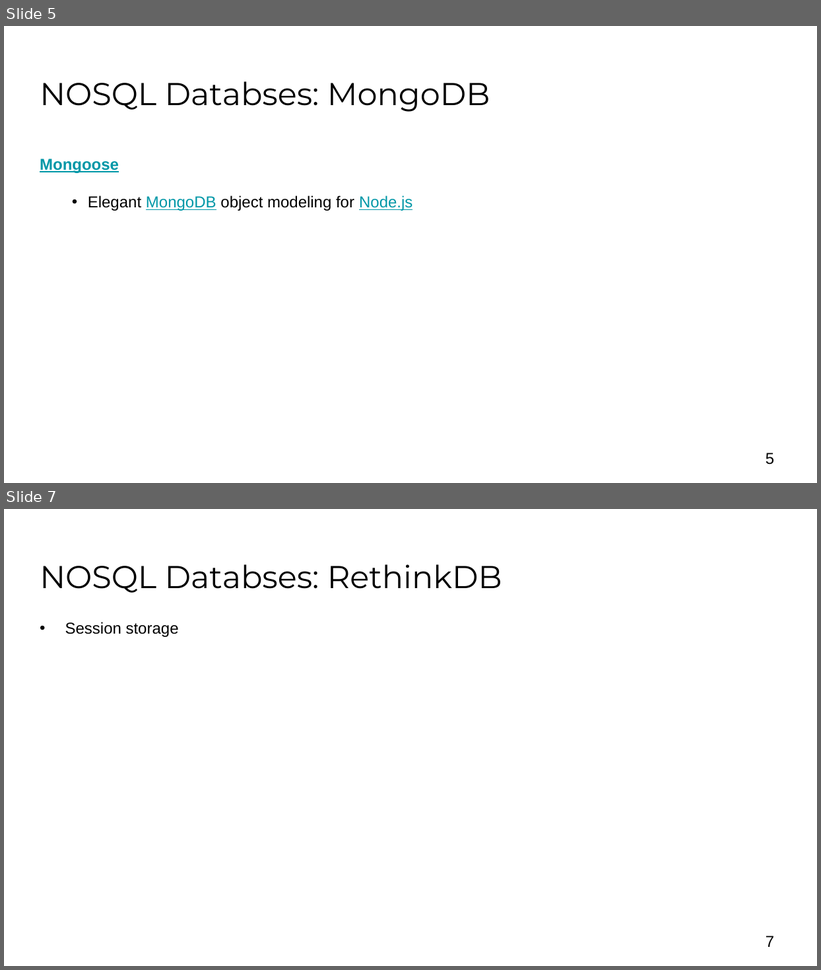
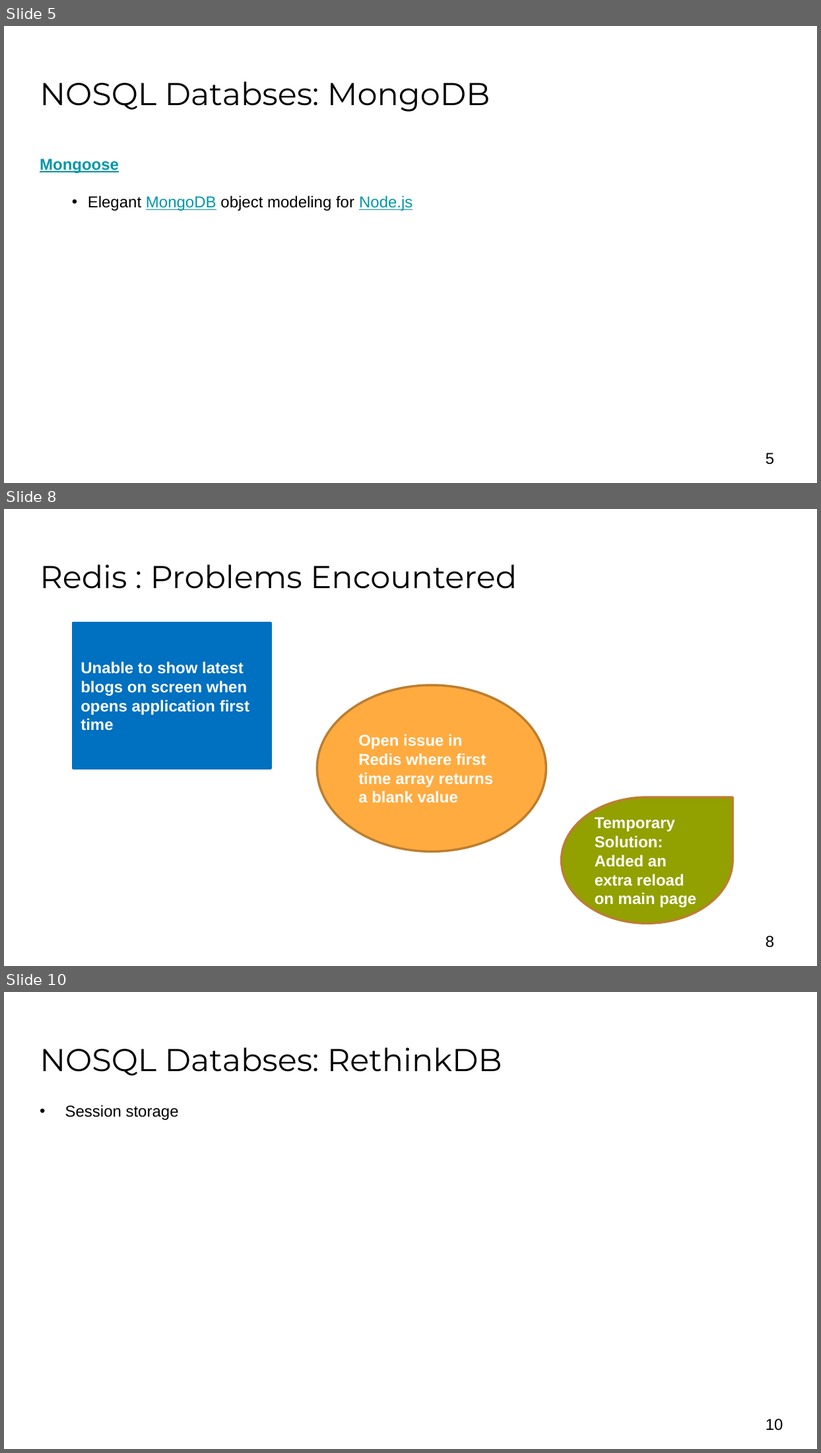
Before and after one commit to akarsh/TUPJNOSQL17, a slide deck: presentation/Presentation 2.pptx. Shown one above the other, each under a label of ours: slides 5 and 7 before the commit, slides 5, 8 and 10 after it; the slides between them are not shown. The pictures are 821x970 and 821x1453 pixels, drawn with LibreOffice and Linux fonts; fonts in the diff are those of the drawing; background and template pictures are left out. Boxes give left, top, right and bottom in pixels: in the first picture for what was removed or moved away, otherwise in the second. Text is boxed around its words. In the diff, an @@ line names an element or a change of style, - is before the commit and + after.

```diff
--- a/presentation/Presentation 2.pptx
+++ b/presentation/Presentation 2.pptx
@@ slide 8 added at (4,509,817,966), background #FFFFFF @@
@@ title added at (40,564,517,589), 28 pt, text #000000 @@
+Redis : Problems Encountered
@@ rectangle added at (73,623,271,768), fill #0070C0, outline #0070C0 2 pt, 14 pt, text #FFFFFF, bold @@
+Unable to show latest blogs on screen when opens application first time
@@ ellipse added at (317,685,547,852), fill #FFAB40, outline #BD7F2F 2 pt, 14 pt, text #FFFFFF, bold @@
+Open issue in Redis where first time array returns a blank value
@@ teardrop added at (562,797,733,923), fill #92A000, outline #BD7F2F 2 pt, 14 pt, text #FFFFFF, bold @@
+Temporary Solution: Added an extra reload on main page
@@ page number added at (766,936,774,948), 14 pt, text #000000 @@
+8
@@ what was slide 7 is now slide 10 @@
@@ page number at (766,1419,783,1431): text changed @@
-7
+10
```
Also in this commit, not shown: 1 slide changed, 3 other slides added, 1 slide removed, 7 other files.
